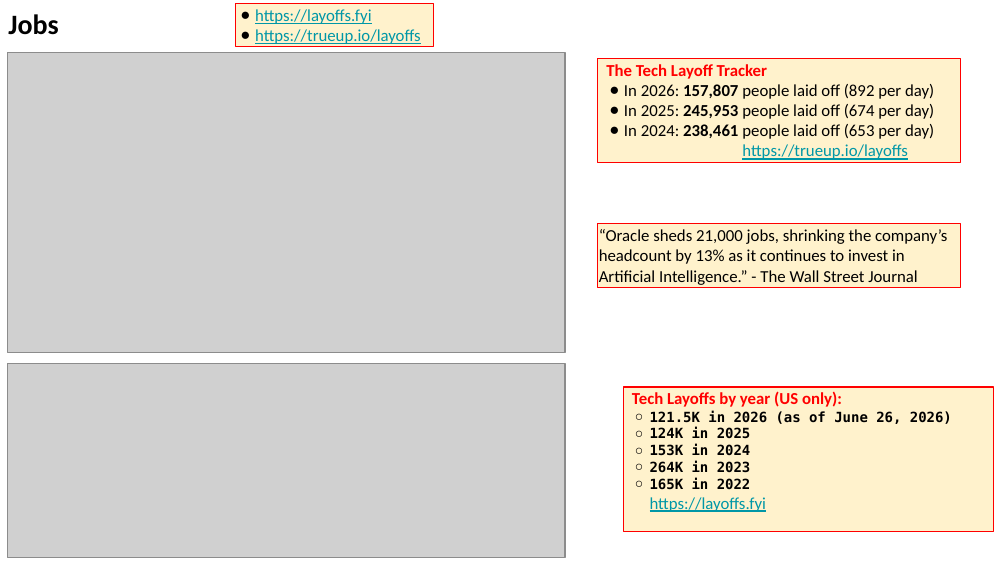
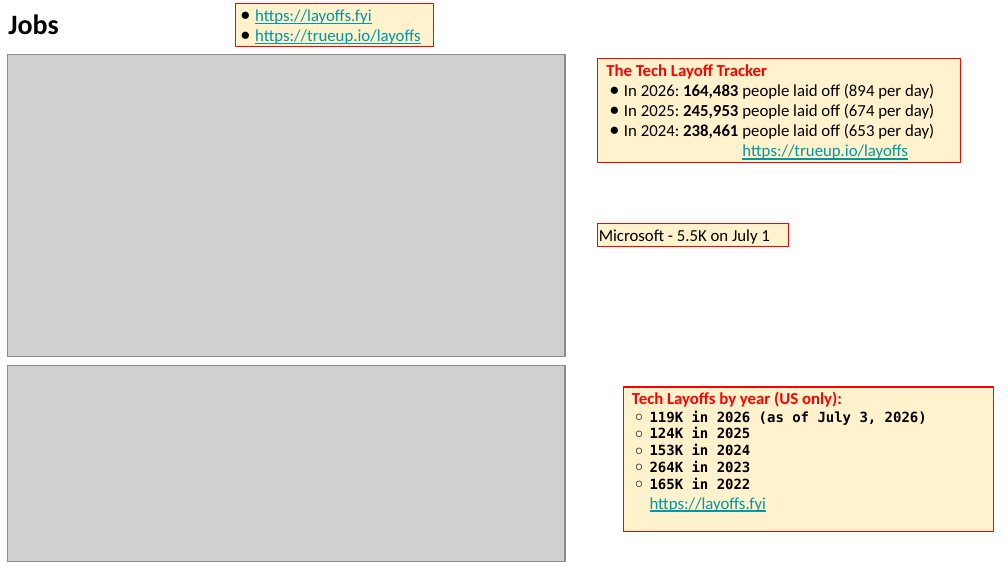
Before and after one commit to lselector/seminar, a slide deck: slide 22 of 2026/2026-07-03-AI-Updates.pptx (slide 20 before the commit). Drawn at 1008x567 pixels with LibreOffice and Linux fonts; fonts in the diff are those of the drawing; grey boxes stand for pictures. Boxes give left, top, right and bottom in pixels: in the first picture for what was removed or moved away, otherwise in the second. Text is boxed around its words. In the diff, an @@ line names an element or a change of style, - is before the commit and + after.

```diff
--- a/2026/2026-07-03-AI-Updates.pptx
+++ b/2026/2026-07-03-AI-Updates.pptx
@@ picture moved from (x1=7, y1=52, x2=564, y2=352) to (x1=7, y1=54, x2=564, y2=357) @@
@@ text in rectangle at (x1=624, y1=84, x2=934, y2=99): text changed @@
-● In 2026: 157,807 people laid off (892 per day)
+● In 2026: 164,483 people laid off (894 per day)
@@ rectangle removed at (x1=598, y1=224, x2=960, y2=287) @@
-“Oracle sheds 21,000 jobs, shrinking the company’s headcount by 13% as it continues to invest in Artificial Intelligence.” - The Wall Street Journal
@@ rectangle added at (x1=598, y1=224, x2=788, y2=246), fill #FFF2CC, outline #FF0000 0.75 pt, 12 pt, text #000000 @@
+Microsoft - 5.5K on July 1
@@ picture moved from (x1=7, y1=363, x2=564, y2=557) to (x1=7, y1=366, x2=564, y2=561) @@
@@ text in rectangle at (x1=650, y1=410, x2=927, y2=425): text changed @@
-  ○ 121.5K in 2026 (as of June 26, 2026)
+  ○ 119K in 2026 (as of July 3, 2026)
```
Also in this commit, not shown: 17 other slides changed, 2 slides added.
